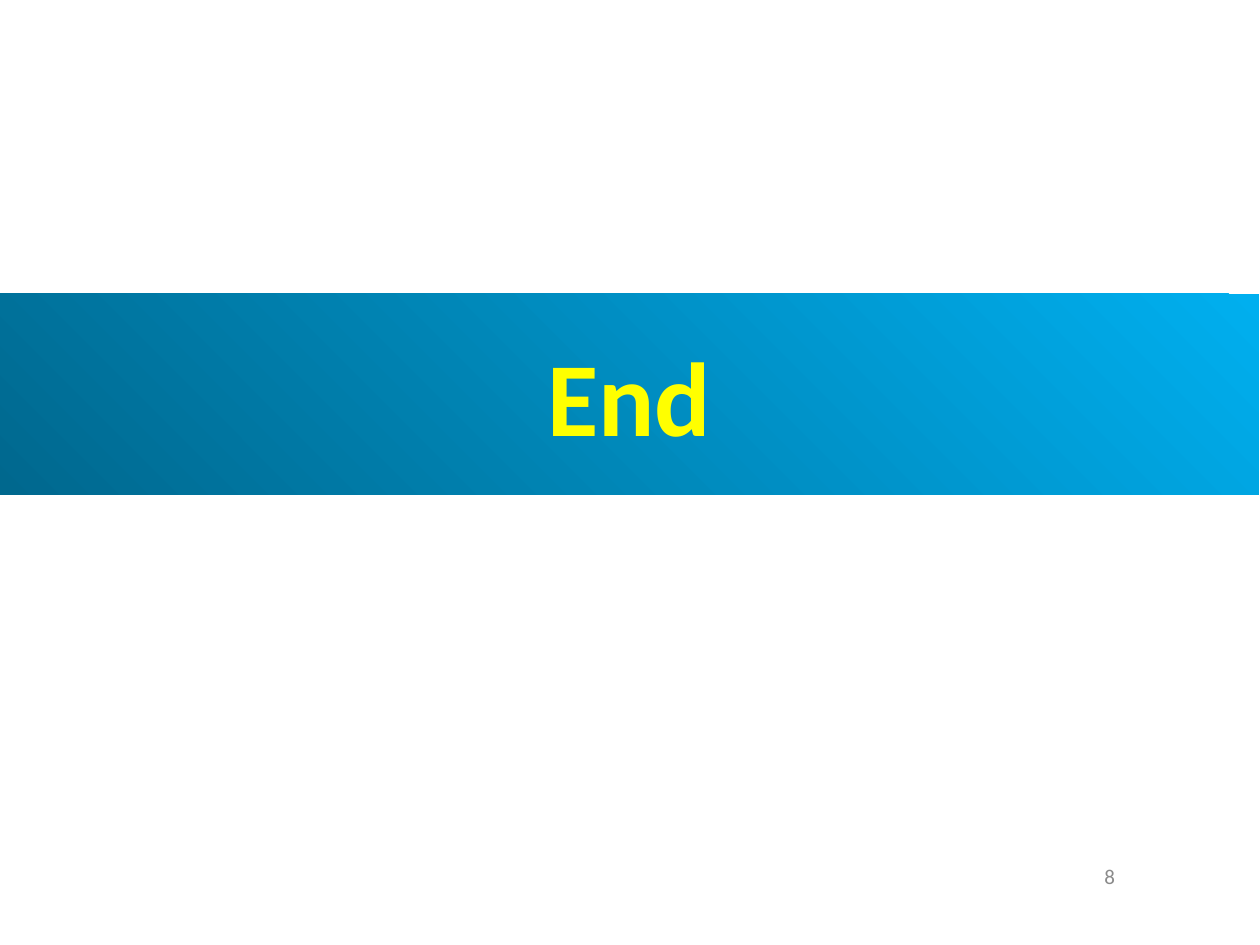
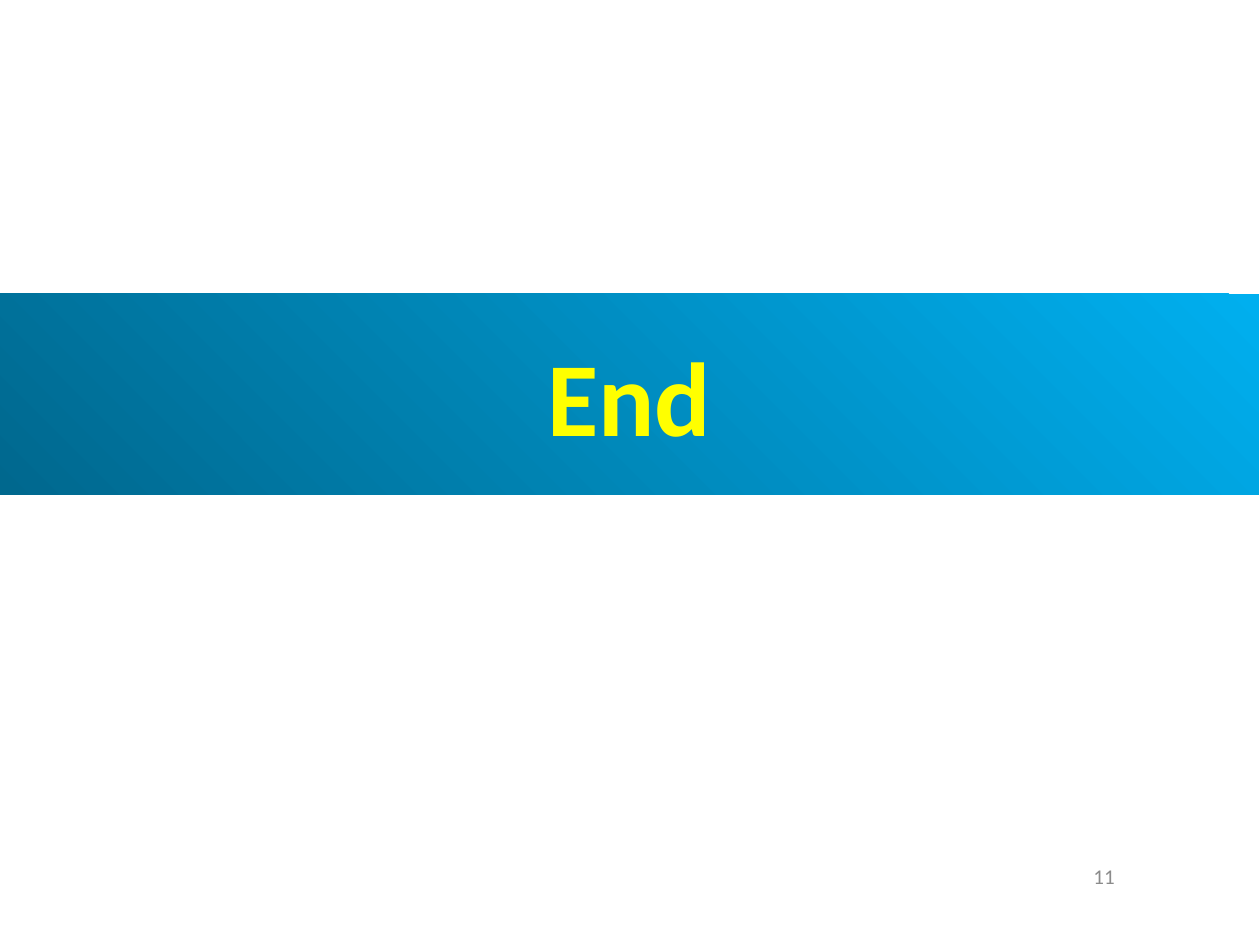
Before and after one commit to peterhchen/AIU_CS850_Gem5_McPAT, a slide deck: slide 11 of 050_Gem5/020.ModelCore/000_Video/020.ModelCore.ppt (slide 8 before the commit). Drawn at 1260x945 pixels with LibreOffice and Linux fonts; fonts in the diff are those of the drawing. Boxes give left, top, right and bottom in pixels: in the first picture for what was removed or moved away, otherwise in the second. Text is boxed around its words. In the diff, an @@ line names an element or a change of style, - is before the commit and + after.

```diff
--- a/050_Gem5/020.ModelCore/000_Video/020.ModelCore.ppt
+++ b/050_Gem5/020.ModelCore/000_Video/020.ModelCore.ppt
@@ page number added at <box>1093,870,1114,884</box>, 12 pt, text #8B8B8B @@
+11
@@ page number removed at <box>1104,870,1115,884</box> @@
-8
```
Also in this commit, not shown: 2 other slides changed, 3 slides added.
